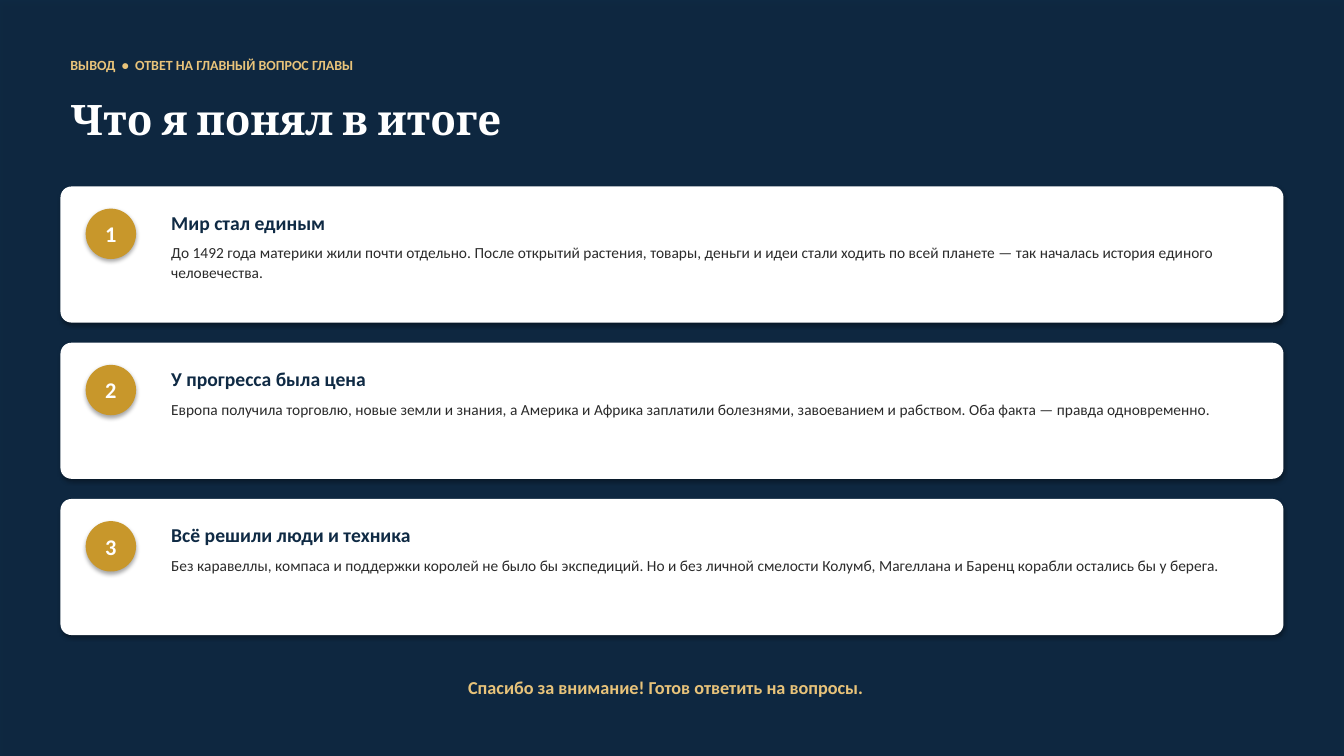
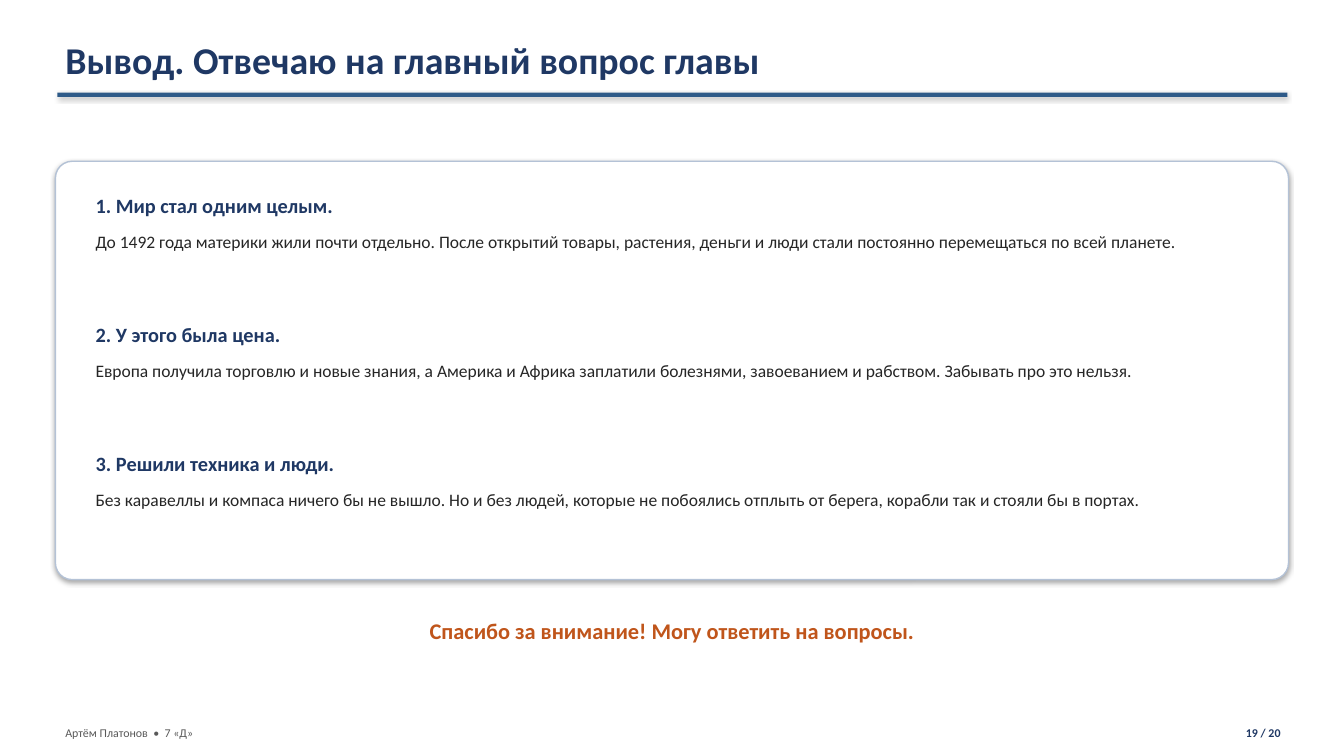
Before and after one commit to Artins200/slide, a slide deck: slide 19 of Великие_географические_открытия_Платонов_Артём_7Д.pptx. Drawn at 1344x756 pixels with LibreOffice and Linux fonts; fonts in the diff are those of the drawing; background and template pictures are left out. Boxes give left, top, right and bottom in pixels: in the first picture for what was removed or moved away, otherwise in the second. Text is boxed around its words. In the diff, an @@ line names an element or a change of style, - is before the commit and + after.

```diff
--- a/Великие_географические_открытия_Платонов_Артём_7Д.pptx
+++ b/Великие_географические_открытия_Платонов_Артём_7Д.pptx
@@ rectangle removed at bbox=[0, 0, 1344, 756] @@
@@ text at bbox=[65, 48, 759, 80]: text changed; size 10 to 27 pt; text colour #E8C37A to #1F3864 @@
-ВЫВОД • ОТВЕТ НА ГЛАВНЫЙ ВОПРОС ГЛАВЫ
+Вывод. Отвечаю на главный вопрос главы
@@ rectangle added at bbox=[57, 93, 1288, 97], fill #2E5A88 @@
@@ text removed at bbox=[70, 105, 502, 136] @@
-Что я понял в итоге
@@ rounded rectangle: place and size @@
-rounded rectangle at bbox=[60, 343, 1284, 479]
+rounded rectangle at bbox=[55, 161, 1289, 580]
@@ rounded rectangle at bbox=[55, 161, 1289, 580]: outline none to #B4C2D6 1 pt; proportions changed @@
@@ rounded rectangle removed at bbox=[60, 187, 1284, 323] @@
@@ ellipse removed at bbox=[86, 209, 136, 259] @@
-1
@@ text added at bbox=[96, 199, 332, 217], 14.5 pt, text #1F3864, bold @@
+1. Мир стал одним целым.
@@ text at bbox=[96, 236, 1175, 251]: text changed; size 11 to 12.5 pt; text colour #2B2B2B to #262626 @@
-Мир стал единым
-До 1492 года материки жили почти отдельно. После открытий растения, товары, деньги и идеи стали ходить по всей планете — так началась история единого человечества.
+До 1492 года материки жили почти отдельно. После открытий товары, растения, деньги и люди стали постоянно перемещаться по всей планете.
@@ text "2. У этого была цена.": place and size @@
-text "2. У этого была цена." at bbox=[86, 365, 136, 415]
+text "2. У этого была цена." at bbox=[96, 328, 280, 346]
@@ text "2. У этого была цена." at bbox=[96, 328, 280, 346]: vertical alignment middle to top; fill #C8972B to none; shadow off @@
@@ text at bbox=[96, 328, 280, 346]: text changed; size 16 to 14.5 pt; text colour #FFFFFF to #1F3864 @@
-2
+2. У этого была цена.
@@ text at bbox=[96, 365, 1131, 380]: text changed; size 11 to 12.5 pt; text colour #2B2B2B to #262626 @@
-У прогресса была цена
-Европа получила торговлю, новые земли и знания, а Америка и Африка заплатили болезнями, завоеванием и рабством. Оба факта — правда одновременно.
+Европа получила торговлю и новые знания, а Америка и Африка заплатили болезнями, завоеванием и рабством. Забывать про это нельзя.
@@ text added at bbox=[96, 457, 334, 475], 14.5 pt, text #1F3864, bold @@
+3. Решили техника и люди.
@@ rounded rectangle removed at bbox=[60, 499, 1284, 635] @@
@@ text added at bbox=[96, 494, 1139, 509], 12.5 pt, text #262626 @@
+Без каравеллы и компаса ничего бы не вышло. Но и без людей, которые не побоялись отплыть от берега, корабли так и стояли бы в портах.
@@ ellipse removed at bbox=[86, 521, 136, 572] @@
-3
@@ text removed at bbox=[171, 528, 1218, 574] @@
-Всё решили люди и техника
-Без каравеллы, компаса и поддержки королей не было бы экспедиций. Но и без личной смелости Колумб, Магеллана и Баренц корабли остались бы у берега.
@@ text at bbox=[430, 623, 914, 643]: text changed; size 13 to 16 pt; text colour #E8C37A to #C0551B @@
-Спасибо за внимание! Готов ответить на вопросы.
+Спасибо за внимание! Могу ответить на вопросы.
@@ text added at bbox=[65, 729, 193, 739], 8.5 pt, text #595959 @@
+Артём Платонов • 7 «Д»
@@ text added at bbox=[1246, 729, 1280, 737], 8.5 pt, text #1F3864, bold @@
+19 / 20
```
Also in this commit, not shown: 7 other slides changed, 12 slides added, 12 slides removed, 12 other files.
